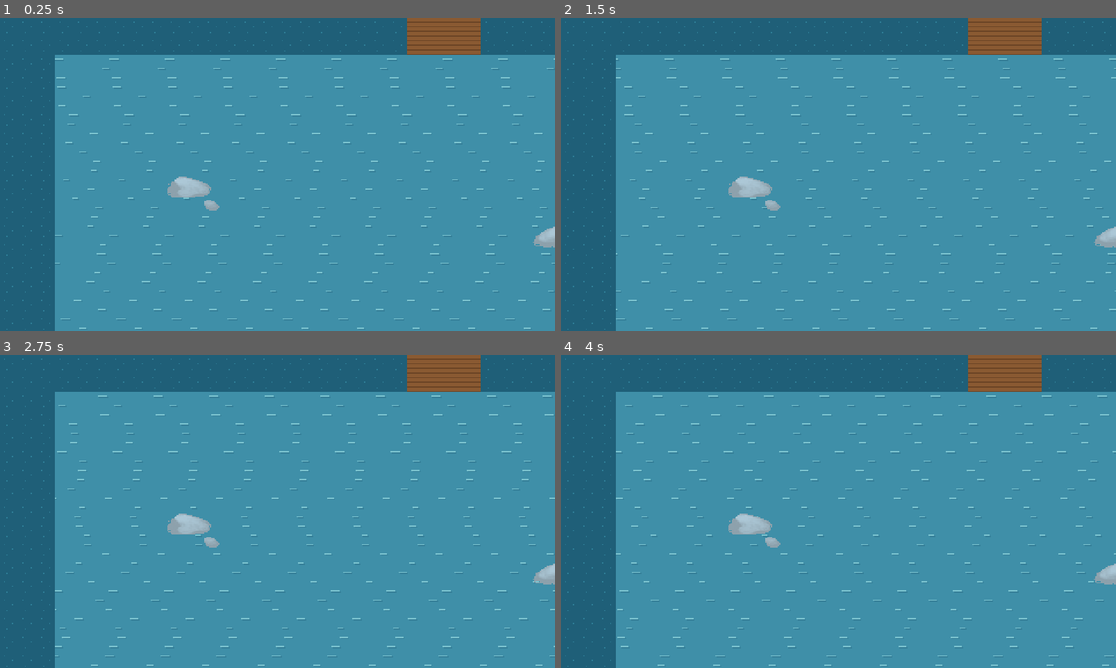
Above: before the commit, frames 1-4 (two rows, left to right).
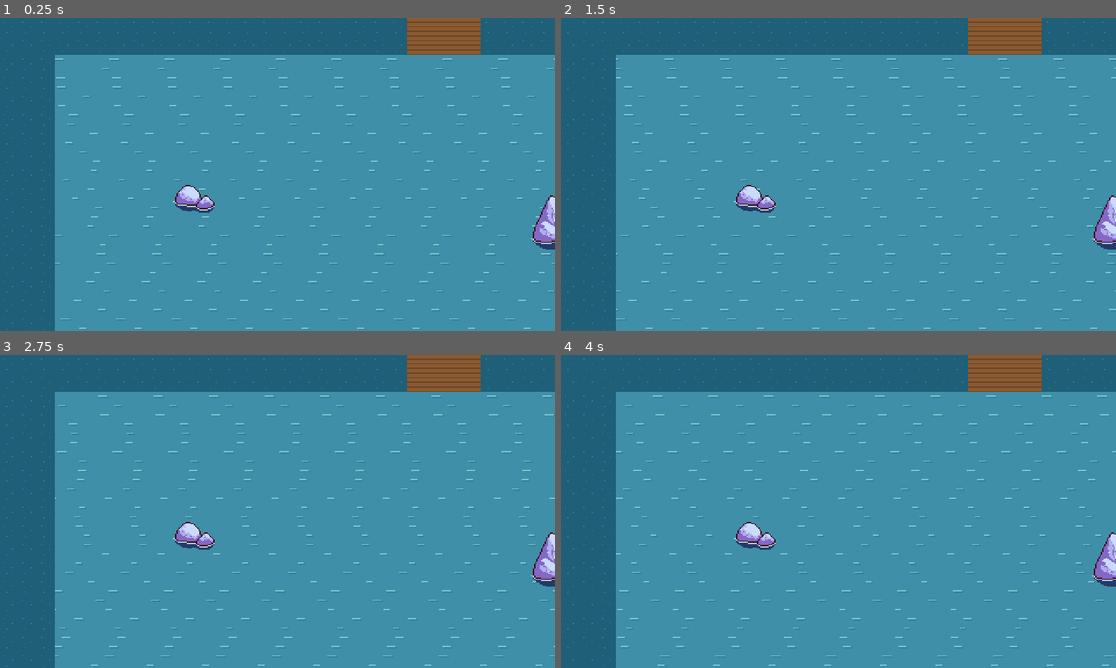
Above: after the commit, the same moments.

Repository: MrVimBot/Leonidas-12-trials
Game: Godot game, scene res://scenes/levels/mar.tscn
The game is run twice, just before and just after one commit, with the same random seed, the same clock (stepped at 60 frames per second) and the same inputs. This scene is started directly instead of the project's main scene.
Inputs (mouse positions are in pixels of both pictures, inside the frame that each line leads up to):
- Up to frame 1 (0.25 s): no input
- Up to frame 2 (1.5 s): tap Enter at 0.5 s; move the mouse to (960, 158) at 0.52 s; hold D (mover_derecha) 0.53-1.25 s; hold J (atacar) 0.53-1.25 s; click (960, 158) at 0.67 s; drag from (727, 190) to (1005, 64) at 1.27 s
- Up to frame 3 (2.75 s): move the mouse to (333, 442) at 2.02 s; hold D (mover_derecha) from 2.03 s (still down); hold Space (pirueta) from 2.03 s (still down)
- Up to frame 4 (4 s): release D (mover_derecha) at 2.75 s; release Space (pirueta) at 2.75 s; drag from (810, 574) to (672, 464) at 2.77 s; move the mouse to (1005, 558) at 3.52 s; hold A (mover_izquierda) from 3.53 s (still down); hold E (interactuar) from 3.53 s (still down)

The runs differ from the first frame. In frame 1, 1.2% of the frame differs, in the area x 30-100%, y 50-74%; in frame 2, 1.2%; in frame 3, 1.2%; in frame 4, 1.2%.

Commit message:
Sprites for Inventory

Diff:
--- a/scenes/levels/mar.tscn
+++ b/scenes/levels/mar.tscn
@@ -4,9 +4,9 @@
 [ext_resource type="TileSet" path="res://resources/tilesets/naturaleza.tres" id="2_04r1f"]
 [ext_resource type="TileSet" path="res://resources/tilesets/provisional.tres" id="3_diwel"]
 [ext_resource type="PackedScene" path="res://scenes/entorno/decorado.tscn" id="4_14xmh"]
-[ext_resource type="Texture2D" path="res://assets/sprites/entorno/provisional/roca_mar_1.png" id="5_a5bdh"]
-[ext_resource type="Texture2D" path="res://assets/sprites/entorno/provisional/roca_mar_2.png" id="6_33wad"]
-[ext_resource type="Texture2D" path="res://assets/sprites/entorno/provisional/roca_mar_3.png" id="7_knd3e"]
+[ext_resource type="Texture2D" path="res://assets/sprites/entorno/roca_barco_pequena.png" id="5_a5bdh"]
+[ext_resource type="Texture2D" path="res://assets/sprites/entorno/roca_barco_alta.png" id="6_33wad"]
+[ext_resource type="Texture2D" path="res://assets/sprites/entorno/roca_barco_grande.png" id="7_knd3e"]
 [ext_resource type="PackedScene" path="res://scenes/entorno/remolino.tscn" id="8_q8a04"]
 [ext_resource type="PackedScene" path="res://scenes/enemies/tiburon.tscn" id="9_m8qyh"]
 [ext_resource type="Script" path="res://scripts/systems/salida_zona.gd" id="10_15ir8"]
@@ -17,7 +17,7 @@
 [sub_resource type="RectangleShape2D" id="RectangleShape2D_r0djq"]
 size = Vector2(64, 16)
 
-[node name="Mar" type="Node2D" unique_id=177142923 node_paths=PackedStringArray("suelo")]
+[node name="Mar" type="Node2D" unique_id=779853181 node_paths=PackedStringArray("suelo")]
 y_sort_enabled = true
 script = ExtResource("1_4jxmh")
 nombre_zona = "Mar"
@@ -25,172 +25,208 @@
 suelo = NodePath("Suelo")
 modo_barco = true
 
-[node name="Suelo" type="TileMapLayer" parent="." unique_id=614104245]
+[node name="Suelo" type="TileMapLayer" parent="." unique_id=1409836704]
 z_index = -1
 tile_set = ExtResource("2_04r1f")
 
-[node name="SueloProvisional" type="TileMapLayer" parent="." unique_id=1130654752]
+[node name="SueloProvisional" type="TileMapLayer" parent="." unique_id=1850957571]
 z_index = -1
 tile_map_data = PackedByteArray("AAAAAAAAAAAIAAAAAAABAAAAAAAIAAAAAAACAAAAAAAIAAAAAAADAAAAAAAIAAAAAAAEAAAAAAAIAAAAAAAFAA …(69040 unchanged characters)…
 tile_set = ExtResource("3_diwel")
 
-[node name="Objetos" type="Node2D" parent="." unique_id=1843576208]
-y_sort_enabled = true
-
-[node name="Rocas" type="Node2D" parent="Objetos" unique_id=1576569598]
-y_sort_enabled = true
-
-[node name="RocaMar11" parent="Objetos/Rocas" unique_id=168780342 instance=ExtResource("4_14xmh")]
+[node name="Objetos" type="Node2D" parent="." unique_id=722112560]
+y_sort_enabled = true
+
+[node name="Rocas" type="Node2D" parent="Objetos" unique_id=84866305]
+y_sort_enabled = true
+
+[node name="RocaBarcoPequena1" parent="Objetos/Rocas" unique_id=1989223847 instance=ExtResource("4_14xmh")]
 position = Vector2(168, 168)
 textura = ExtResource("5_a5bdh")
-sombra = false
-
-[node name="RocaMar21" parent="Objetos/Rocas" unique_id=374392989 instance=ExtResource("4_14xmh")]
+base = Vector2(30, 8)
+desplazamiento_base = Vector2(0, -6)
+sombra = false
+
+[node name="RocaBarcoAlta1" parent="Objetos/Rocas" unique_id=1465529029 instance=ExtResource("4_14xmh")]
 position = Vector2(488, 200)
 textura = ExtResource("6_33wad")
-sombra = false
-
-[node name="RocaMar31" parent="Objetos/Rocas" unique_id=374394267 instance=ExtResource("4_14xmh")]
+base = Vector2(50, 10)
+desplazamiento_base = Vector2(0, -7)
+sombra = false
+
+[node name="RocaBarcoGrande1" parent="Objetos/Rocas" unique_id=677701595 instance=ExtResource("4_14xmh")]
 position = Vector2(616, 296)
 textura = ExtResource("7_knd3e")
-sombra = false
-
-[node name="RocaMar12" parent="Objetos/Rocas" unique_id=1431719891 instance=ExtResource("4_14xmh")]
+base = Vector2(62, 12)
+desplazamiento_base = Vector2(0, -8)
+sombra = false
+
+[node name="RocaBarcoPequena2" parent="Objetos/Rocas" unique_id=557228537 instance=ExtResource("4_14xmh")]
 position = Vector2(296, 328)
 textura = ExtResource("5_a5bdh")
-sombra = false
-
-[node name="RocaMar22" parent="Objetos/Rocas" unique_id=1564346638 instance=ExtResource("4_14xmh")]
+base = Vector2(30, 8)
+desplazamiento_base = Vector2(0, -6)
+sombra = false
+
+[node name="RocaBarcoAlta2" parent="Objetos/Rocas" unique_id=1833403611 instance=ExtResource("4_14xmh")]
 position = Vector2(136, 456)
 textura = ExtResource("6_33wad")
-sombra = false
-
-[node name="RocaMar32" parent="Objetos/Rocas" unique_id=636912740 instance=ExtResource("4_14xmh")]
+base = Vector2(50, 10)
+desplazamiento_base = Vector2(0, -7)
+sombra = false
+
+[node name="RocaBarcoGrande2" parent="Objetos/Rocas" unique_id=1939205988 instance=ExtResource("4_14xmh")]
 position = Vector2(424, 488)
 textura = ExtResource("7_knd3e")
-sombra = false
-
-[node name="RocaMar13" parent="Objetos/Rocas" unique_id=1911418877 instance=ExtResource("4_14xmh")]
+base = Vector2(62, 12)
+desplazamiento_base = Vector2(0, -8)
+sombra = false
+
+[node name="RocaBarcoPequena3" parent="Objetos/Rocas" unique_id=508432839 instance=ExtResource("4_14xmh")]
 position = Vector2(584, 552)
 textura = ExtResource("5_a5bdh")
-sombra = false
-
-[node name="RocaMar23" parent="Objetos/Rocas" unique_id=98959147 instance=ExtResource("4_14xmh")]
+base = Vector2(30, 8)
+desplazamiento_base = Vector2(0, -6)
+sombra = false
+
+[node name="RocaBarcoAlta3" parent="Objetos/Rocas" unique_id=1397978031 instance=ExtResource("4_14xmh")]
 position = Vector2(232, 648)
 textura = ExtResource("6_33wad")
-sombra = false
-
-[node name="RocaMar33" parent="Objetos/Rocas" unique_id=1774429701 instance=ExtResource("4_14xmh")]
+base = Vector2(50, 10)
+desplazamiento_base = Vector2(0, -7)
+sombra = false
+
+[node name="RocaBarcoGrande3" parent="Objetos/Rocas" unique_id=597068338 instance=ExtResource("4_14xmh")]
 position = Vector2(456, 712)
 textura = ExtResource("7_knd3e")
-sombra = false
-
-[node name="RocaMar14" parent="Objetos/Rocas" unique_id=1897604091 instance=ExtResource("4_14xmh")]
+base = Vector2(62, 12)
+desplazamiento_base = Vector2(0, -8)
+sombra = false
+
+[node name="RocaBarcoPequena4" parent="Objetos/Rocas" unique_id=1057179743 instance=ExtResource("4_14xmh")]
 position = Vector2(648, 776)
 textura = ExtResource("5_a5bdh")
-sombra = false
-
-[node name="RocaMar24" parent="Objetos/Rocas" unique_id=1070666464 instance=ExtResource("4_14xmh")]
+base = Vector2(30, 8)
+desplazamiento_base = Vector2(0, -6)
+sombra = false
+
+[node name="RocaBarcoAlta4" parent="Objetos/Rocas" unique_id=907086796 instance=ExtResource("4_14xmh")]
 position = Vector2(136, 840)
 textura = ExtResource("6_33wad")
-sombra = false
-
-[node name="RocaMar34" parent="Objetos/Rocas" unique_id=1903258480 instance=ExtResource("4_14xmh")]
+base = Vector2(50, 10)
+desplazamiento_base = Vector2(0, -7)
+sombra = false
+
+[node name="RocaBarcoGrande4" parent="Objetos/Rocas" unique_id=2134868557 instance=ExtResource("4_14xmh")]
 position = Vector2(360, 904)
 textura = ExtResource("7_knd3e")
-sombra = false
-
-[node name="RocaMar15" parent="Objetos/Rocas" unique_id=1381129257 instance=ExtResource("4_14xmh")]
+base = Vector2(62, 12)
+desplazamiento_base = Vector2(0, -8)
+sombra = false
+
+[node name="RocaBarcoPequena5" parent="Objetos/Rocas" unique_id=1393280115 instance=ExtResource("4_14xmh")]
 position = Vector2(552, 968)
 textura = ExtResource("5_a5bdh")
-sombra = false
-
-[node name="RocaMar25" parent="Objetos/Rocas" unique_id=1519070704 instance=ExtResource("4_14xmh")]
+base = Vector2(30, 8)
+desplazamiento_base = Vector2(0, -6)
+sombra = false
+
+[node name="RocaBarcoAlta5" parent="Objetos/Rocas" unique_id=1299160611 instance=ExtResource("4_14xmh")]
 position = Vector2(200, 1064)
 textura = ExtResource("6_33wad")
-sombra = false
-
-[node name="RocaMar35" parent="Objetos/Rocas" unique_id=1460350515 instance=ExtResource("4_14xmh")]
+base = Vector2(50, 10)
+desplazamiento_base = Vector2(0, -7)
+sombra = false
+
+[node name="RocaBarcoGrande5" parent="Objetos/Rocas" unique_id=581129239 instance=ExtResource("4_14xmh")]
 position = Vector2(424, 1128)
 textura = ExtResource("7_knd3e")
-sombra = false
-
-[node name="RocaMar16" parent="Objetos/Rocas" unique_id=1988727138 instance=ExtResource("4_14xmh")]
+base = Vector2(62, 12)
+desplazamiento_base = Vector2(0, -8)
+sombra = false
+
+[node name="RocaBarcoPequena6" parent="Objetos/Rocas" unique_id=1003440189 instance=ExtResource("4_14xmh")]
 position = Vector2(616, 1192)
 textura = ExtResource("5_a5bdh")
-sombra = false
-
-[node name="RocaMar26" parent="Objetos/Rocas" unique_id=980353527 instance=ExtResource("4_14xmh")]
+base = Vector2(30, 8)
+desplazamiento_base = Vector2(0, -6)
+sombra = false
+
+[node name="RocaBarcoAlta6" parent="Objetos/Rocas" unique_id=1886027817 instance=ExtResource("4_14xmh")]
 position = Vector2(264, 1288)
 textura = ExtResource("6_33wad")
-sombra = false
-
-[node name="RocaMar36" parent="Objetos/Rocas" unique_id=1324857235 instance=ExtResource("4_14xmh")]
+base = Vector2(50, 10)
+desplazamiento_base = Vector2(0, -7)
+sombra = false
+
+[node name="RocaBarcoGrande6" parent="Objetos/Rocas" unique_id=1392177178 instance=ExtResource("4_14xmh")]
 position = Vector2(504, 1272)
 textura = ExtResource("7_knd3e")
-sombra = false
-
-[node name="Peligros" type="Node2D" parent="Objetos" unique_id=1595259417]
-y_sort_enabled = true
-
-[node name="Remolino1" parent="Objetos/Peligros" unique_id=948763303 instance=ExtResource("8_q8a04")]
+base = Vector2(62, 12)
+desplazamiento_base = Vector2(0, -8)
+sombra = false
+
+[node name="Peligros" type="Node2D" parent="Objetos" unique_id=797682252]
+y_sort_enabled = true
+
+[node name="Remolino1" parent="Objetos/Peligros" unique_id=469885355 instance=ExtResource("8_q8a04")]
 position = Vector2(200, 340)
 
-[node name="Remolino2" parent="Objetos/Peligros" unique_id=670762316 instance=ExtResource("8_q8a04")]
+[node name="Remolino2" parent="Objetos/Peligros" unique_id=1854658898 instance=ExtResource("8_q8a04")]
 position = Vector2(520, 470)
 
-[node name="Remolino3" parent="Objetos/Peligros" unique_id=519338737 instance=ExtResource("8_q8a04")]
+[node name="Remolino3" parent="Objetos/Peligros" unique_id=1687002495 instance=ExtResource("8_q8a04")]
 position = Vector2(330, 640)
 
-[node name="Remolino4" parent="Objetos/Peligros" unique_id=1304859473 instance=ExtResource("8_q8a04")]
+[node name="Remolino4" parent="Objetos/Peligros" unique_id=1593103960 instance=ExtResource("8_q8a04")]
 position = Vector2(470, 820)
 
-[node name="Remolino5" parent="Objetos/Peligros" unique_id=1087990605 instance=ExtResource("8_q8a04")]
+[node name="Remolino5" parent="Objetos/Peligros" unique_id=1560915710 instance=ExtResource("8_q8a04")]
 position = Vector2(260, 1000)
 
-[node name="Remolino6" parent="Objetos/Peligros" unique_id=1753263845 instance=ExtResource("8_q8a04")]
+[node name="Remolino6" parent="Objetos/Peligros" unique_id=2086725981 instance=ExtResource("8_q8a04")]
 position = Vector2(500, 1150)
 
-[node name="Tiburon1" parent="Objetos/Peligros" unique_id=1410004086 instance=ExtResource("9_m8qyh")]
+[node name="Tiburon1" parent="Objetos/Peligros" unique_id=1624106950 instance=ExtResource("9_m8qyh")]
 position = Vector2(384, 560)
 
-[node name="Tiburon2" parent="Objetos/Peligros" unique_id=1038726326 instance=ExtResource("9_m8qyh")]
+[node name="Tiburon2" parent="Objetos/Peligros" unique_id=218021601 instance=ExtResource("9_m8qyh")]
 position = Vector2(300, 760)
 
-[node name="Tiburon3" parent="Objetos/Peligros" unique_id=427725353 instance=ExtResource("9_m8qyh")]
+[node name="Tiburon3" parent="Objetos/Peligros" unique_id=2007080129 instance=ExtResource("9_m8qyh")]
 position = Vector2(460, 930)
 
-[node name="Tiburon4" parent="Objetos/Peligros" unique_id=1809531471 instance=ExtResource("9_m8qyh")]
+[node name="Tiburon4" parent="Objetos/Peligros" unique_id=228056671 instance=ExtResource("9_m8qyh")]
 position = Vector2(384, 1030)
 
-[node name="Entradas" type="Node2D" parent="." unique_id=430736493]
-
-[node name="inicio" type="Marker2D" parent="Entradas" unique_id=923799440]
+[node name="Entradas" type="Node2D" parent="." unique_id=542182122]
+
+[node name="inicio" type="Marker2D" parent="Entradas" unique_id=505560524]
 position = Vector2(384, 96)
 
-[node name="desde_playa" type="Marker2D" parent="Entradas" unique_id=993301191]
+[node name="desde_playa" type="Marker2D" parent="Entradas" unique_id=1208417912]
 position = Vector2(384, 96)
 
-[node name="desde_isla" type="Marker2D" parent="Entradas" unique_id=1207241063]
+[node name="desde_isla" type="Marker2D" parent="Entradas" unique_id=1963176168]
 position = Vector2(384, 1344)
 
-[node name="Limites" type="StaticBody2D" parent="." unique_id=981644948]
+[node name="Limites" type="StaticBody2D" parent="." unique_id=938823801]
 collision_mask = 0
 
-[node name="SalidaPlaya" type="Area2D" parent="." unique_id=1895833218]
+[node name="SalidaPlaya" type="Area2D" parent="." unique_id=747987115]
 position = Vector2(384, 40)
 script = ExtResource("10_15ir8")
 zona_destino = "res://scenes/levels/playa.tscn"
 entrada_destino = "desde_mar"
 
-[node name="Forma" type="CollisionShape2D" parent="SalidaPlaya" unique_id=1108159306]
+[node name="Forma" type="CollisionShape2D" parent="SalidaPlaya" unique_id=279245924]
 shape = SubResource("RectangleShape2D_12pgg")
 
-[node name="SalidaIsla" type="Area2D" parent="." unique_id=109218767]
+[node name="SalidaIsla" type="Area2D" parent="." unique_id=612908891]
 position = Vector2(384, 1400)
 script = ExtResource("10_15ir8")
 zona_destino = "res://scenes/levels/isla_orilla.tscn"
 entrada_destino = "desde_mar"
 
-[node name="Forma" type="CollisionShape2D" parent="SalidaIsla" unique_id=1594636518]
+[node name="Forma" type="CollisionShape2D" parent="SalidaIsla" unique_id=871837688]
 shape = SubResource("RectangleShape2D_r0djq")
--- a/tools/build_zonas.gd
+++ b/tools/build_zonas.gd
@@ -24,6 +24,14 @@
 const MINI_PALMERA := "provisional/mini_palmera"
 const BASE_PALMERA := Vector2(12, 6)
 const SIN_SOMBRA := {"sombra": false}
+## Rocas del mar de la artista (tools/recortes/piedras_barquito.lua): textura, colisión y
+## su desplazamiento. Traen el agua y la sombra pintadas debajo (6–9 px): la colisión sube
+## hasta la línea del agua para que el barco choque con la piedra y no con su sombra.
+const ROCAS_BARCO := [
+	["roca_barco_pequena", Vector2(30, 8), Vector2(0, -6)],
+	["roca_barco_alta", Vector2(50, 10), Vector2(0, -7)],
+	["roca_barco_grande", Vector2(62, 12), Vector2(0, -8)],
+]
 
 var _zonas := {
 	"bosque": _bosque,
@@ -181,7 +189,9 @@
 		Vector2i(40, 48), Vector2i(8, 52), Vector2i(22, 56), Vector2i(34, 60), Vector2i(12, 66),
 		Vector2i(26, 70), Vector2i(38, 74), Vector2i(16, 80), Vector2i(31, 79)]
 	for i in rocas.size():
-		z.deco("Rocas", "provisional/roca_mar_%d" % (i % 3 + 1), _t(rocas[i].x, rocas[i].y), SIN_SOMBRA)
+		var roca: Array = ROCAS_BARCO[i % ROCAS_BARCO.size()]
+		z.deco("Rocas", roca[0], _t(rocas[i].x, rocas[i].y),
+			{"sombra": false, "base": roca[1], "desplazamiento_base": roca[2]})
 
 	# Peligros: más juntos hacia el centro; nada en los primeros/últimos 200 px.
 	for p in [Vector2(200, 340), Vector2(520, 470), Vector2(330, 640), Vector2(470, 820),
Binary file changed: assets/ui/inventario/cobertura.png
Binary file changed: assets/ui/inventario/icono_guardar.png
Binary file changed: assets/ui/inventario/icono_herramientas.png
Binary file changed: assets/ui/inventario/icono_mapa.png
Binary file changed: assets/ui/inventario/icono_misiones.png
Binary file changed: assets/ui/inventario/icono_objetos.png
Binary file changed: assets/ui/inventario/icono_salir.png
Binary file changed: assets/ui/inventario/pag_1.png
Binary file changed: assets/ui/inventario/pag_2y3.png
Binary file changed: assets/ui/inventario/pag_4y5.png
Binary file changed: assets/ui/inventario/seleccion_casilla.png
Binary file added: docs/reference/inventario_escala_a_tamano_real.png
(and 10 more such lines)
